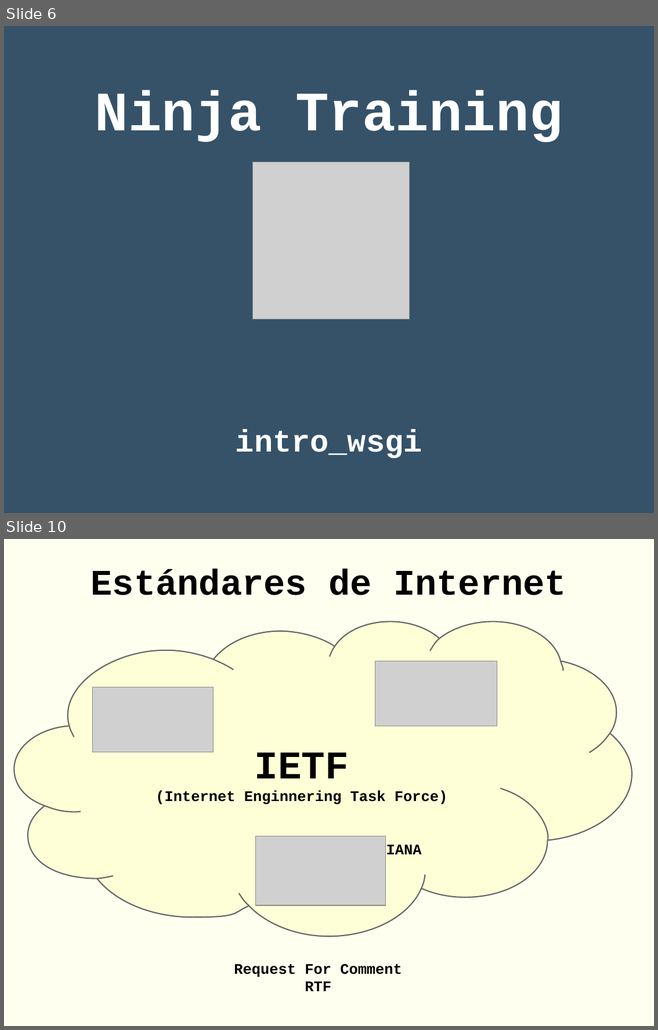
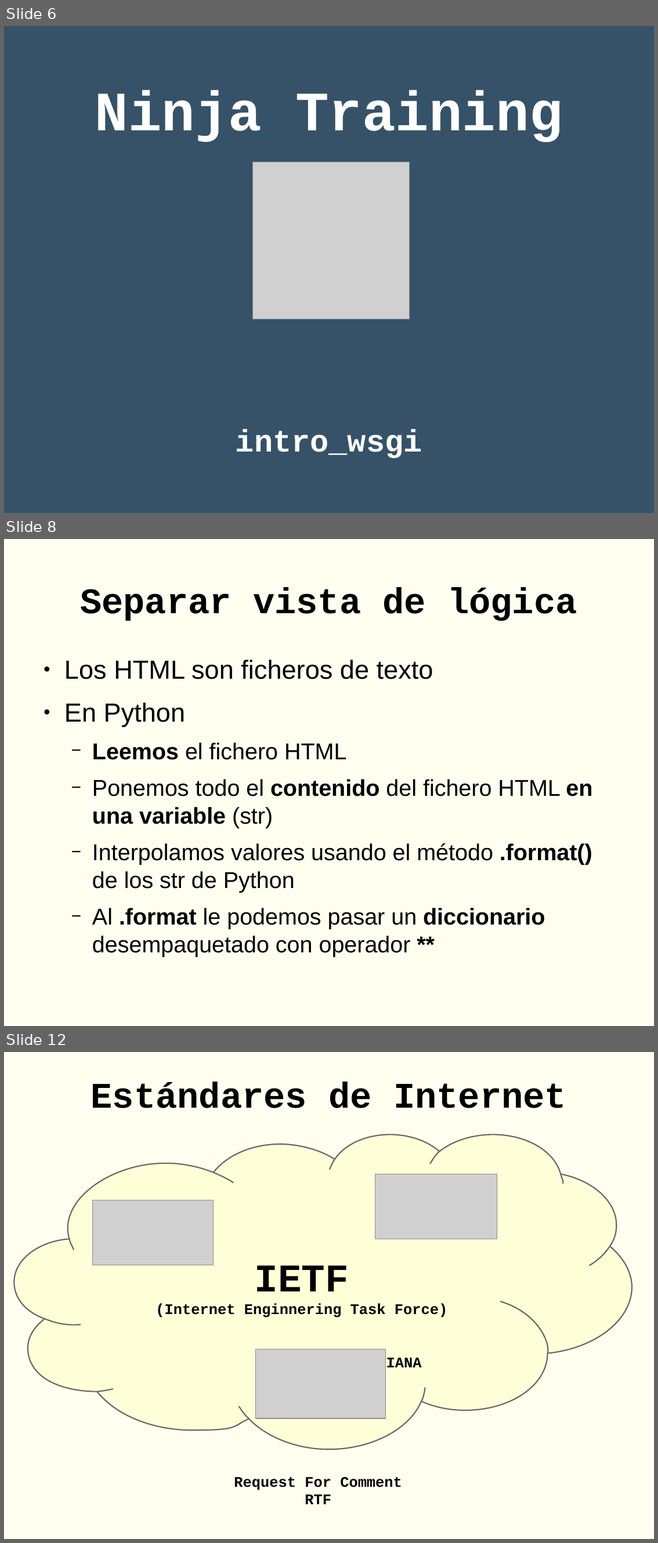
Before and after one commit to rgmf/dwes, a slide deck: unidades/03_arquitectura_web_wsgi_asgi/presentacion/02_wsgi_asgi.odp. Shown one above the other, each under a label of ours: slides 6 and 10 before the commit, slides 6, 8 and 12 after it; the slides between them are not shown. The pictures are 658x1030 and 658x1543 pixels, drawn with LibreOffice and Linux fonts; fonts in the diff are those of the drawing; grey boxes stand for pictures. Boxes give left, top, right and bottom in pixels: in the first picture for what was removed or moved away, otherwise in the second. Text is boxed around its words. In the diff, an @@ line names an element or a change of style, - is before the commit and + after.

```diff
--- a/unidades/03_arquitectura_web_wsgi_asgi/presentacion/02_wsgi_asgi.odp
+++ b/unidades/03_arquitectura_web_wsgi_asgi/presentacion/02_wsgi_asgi.odp
@@ slide 8 added at [4,539,654,1026], background #FFFFF0 @@
@@ title added at [80,588,576,621], 44 pt, text #000000, bold @@
+Separar vista de lógica
@@ text added at [64,660,592,929], 28 pt, text #000000 @@
+● Los HTML son ficheros de texto
+● En Python
+  − Leemos el fichero HTML
+  − Ponemos todo el contenido del fichero HTML en una variable (str)
+  − Interpolamos valores usando el método .format() de los str de Python
+  − Al .format le podemos pasar un diccionario desempaquetado con operador **
@@ what was slide 10 is now slide 12 @@
```
Also in this commit, not shown: 3 other slides added, 2 slides removed, 17 other files.
